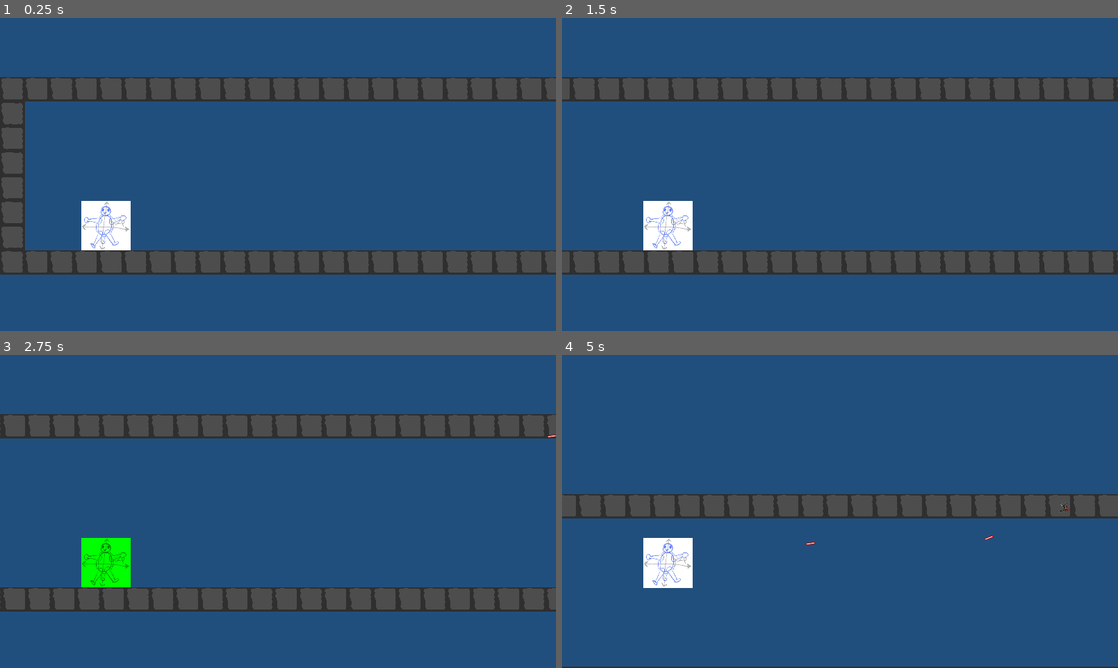
Above: before the commit, frames 1-4 (two rows, left to right).
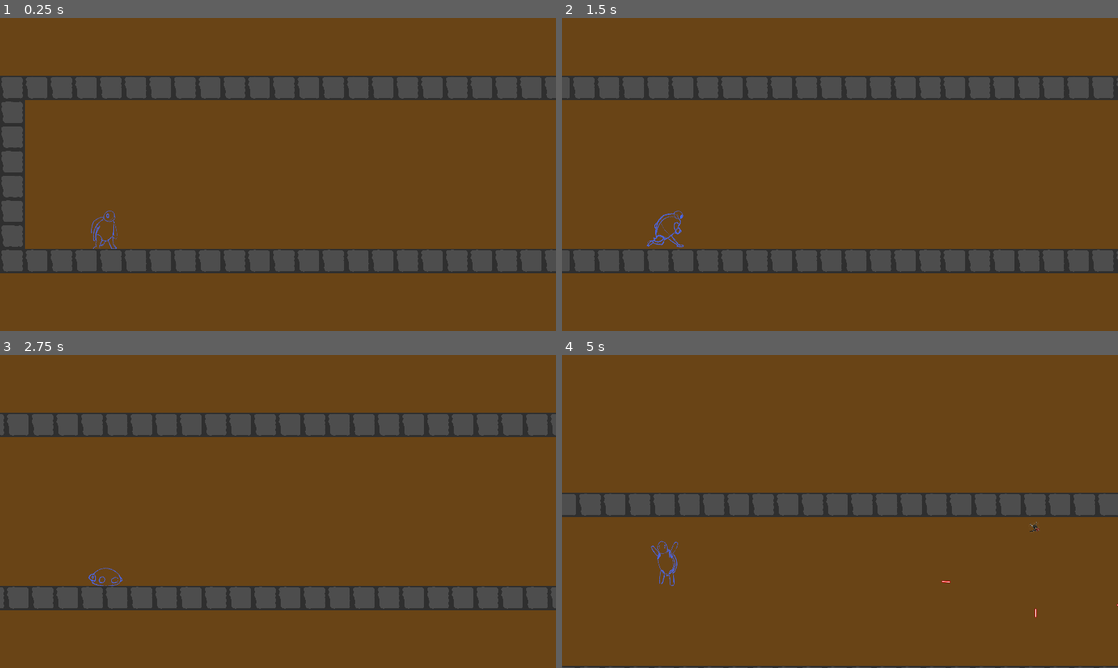
Above: after the commit, the same moments.

Repository: isterkvarn/operation_shell_shock
Game: Godot game, scene res://levels/demo_level.tscn
The game is run twice, just before and just after one commit, with the same random seed, the same clock (stepped at 60 frames per second) and the same inputs.
Inputs:
- Up to frame 1 (0.25 s): no input
- Up to frame 2 (1.5 s): tap Enter at 0.5 s; hold D (ss_right) from 0.53 s (still down); tap J (switch_state) at 0.6, 1.35 s; tap W (ss_jump) at 0.77 s
- Up to frame 3 (2.75 s): tap W (ss_jump) at 1.52 s; release D (ss_right) at 2.03 s; hold A (ss_left) from 2.03 s (still down); tap J (switch_state) at 2.1 s
- Up to frame 4 (5 s): release A (ss_left) at 2.78 s; hold D (ss_right) 2.78-4.28 s; tap J (switch_state) at 2.85, 3.6, 4.35 s; tap W (ss_jump) at 3.02, 3.77, 4.52 s; hold A (ss_left) from 4.28 s (still down)

The runs differ from the first frame. In frame 1, 85% of the frame differs, in the area x 0-100%, y 0-100%; in frame 2, 87%; in frame 3, 90%; in frame 4, 93%.

Commit message:
added animations and made test level

Diff:
--- a/levels/demo_level.tscn
+++ b/levels/demo_level.tscn
@@ -14,25 +14,107 @@
 jump_velocity = 3800.0
 up_gravity = 150
 down_gravity = 200
-coyote_time = 0.1
 
 [node name="TileMap" parent="." instance=ExtResource("2_0e213")]
-layer_0/tile_data = PackedInt32Array(327680, 0, 0, 327681, 0 …(4827 unchanged characters)… 0909, 0, 0, -130908, 0, 0, -130907, 0, 0)
+layer_0/tile_data = PackedInt32Array(327680, 0, 0, 327681, 0 …(4827 unchanged characters)… 0909, 0, 0, -130908, 0, 0, -130907, 0, 0, 131135, 0, 0, 196671, 0, 0, 262207, 0, 0, -65466, 0, 0, 70, 0, 0, 65606, 0, 0, 196695, 0, 0, 262231, 0, 0, 196696, 0, 0, 196697, 0, 0, 196698, 0, 0, 262234, 0, 0, 65629, 0, 0, 65630, 0, 0, 65631, 0, 0, 65632, 0, 0, 65633, 0, 0, -65434, 0, 0, 102, 0, 0, 65638, 0, 0, 65639, 0, 0, 65640, 0, 0, 65641, 0, 0, 65642, 0, 0, -65430, 0, 0, 106, 0, 0, -65452, 0, 0, 84, 0, 0, 65620, 0, 0)
 
 [node name="Turrets" type="Node2D" parent="."]
 
-[node name="Turret" parent="Turrets" instance=ExtResource("3_w31rn")]
-position = Vector2(7611, -371)
+[node name="Obs1" type="Node2D" parent="Turrets"]
+position = Vector2(7805, 175)
+
+[node name="Turret" parent="Turrets/Obs1" node_paths=PackedStringArray("point") instance=ExtResource("3_w31rn")]
+position = Vector2(-504, -324)
+firing_speed = 1.0
+point = NodePath("../Marker2D")
+
+[node name="Marker2D" type="Marker2D" parent="Turrets/Obs1"]
+position = Vector2(-504, 1265)
+
+[node name="Turret2" parent="Turrets/Obs1" node_paths=PackedStringArray("point") instance=ExtResource("3_w31rn")]
+position = Vector2(685, 990)
+firing_speed = 1.0
+point = NodePath("../Marker2D2")
+
+[node name="Marker2D2" type="Marker2D" parent="Turrets/Obs1"]
+position = Vector2(685, -368)
+
+[node name="Turret3" parent="Turrets/Obs1" instance=ExtResource("3_w31rn")]
+position = Vector2(1232, 392)
 mode = 0
 
-[node name="Turret2" parent="Turrets" instance=ExtResource("3_w31rn")]
-position = Vector2(12416, 1444)
+[node name="Obs2" type="Node2D" parent="Turrets"]
+position = Vector2(3797, -34)
+
+[node name="Turret" parent="Turrets/Obs2" node_paths=PackedStringArray("point") instance=ExtResource("3_w31rn")]
+position = Vector2(7497, -87)
+firing_speed = 1.0
+point = NodePath("../Marker2D")
+
+[node name="Marker2D" type="Marker2D" parent="Turrets/Obs2"]
+position = Vector2(9490, 1170)
+
+[node name="Turret2" parent="Turrets/Obs2" node_paths=PackedStringArray("point") instance=ExtResource("3_w31rn")]
+position = Vector2(9471, -80)
+firing_speed = 1.0
+point = NodePath("../Marker2D2")
+
+[node name="Marker2D2" type="Marker2D" parent="Turrets/Obs2"]
+position = Vector2(7433, 1198)
+
+[node name="Turret3" parent="Turrets/Obs2" instance=ExtResource("3_w31rn")]
+position = Vector2(8857, 600)
 mode = 0
 
-[node name="Turret3" parent="Turrets" instance=ExtResource("3_w31rn")]
-position = Vector2(15291, -365)
+[node name="Obs3" type="Node2D" parent="Turrets"]
+position = Vector2(21153, 592)
+
+[node name="Turret" parent="Turrets/Obs3" node_paths=PackedStringArray("point") instance=ExtResource("3_w31rn")]
+position = Vector2(-15, -605)
+point = NodePath("../Marker2D")
+
+[node name="Marker2D" type="Marker2D" parent="Turrets/Obs3"]
+position = Vector2(-2900, -604)
+
+[node name="Turret2" parent="Turrets/Obs3" node_paths=PackedStringArray("point") instance=ExtResource("3_w31rn")]
+position = Vector2(-15, -303)
+point = NodePath("../Marker2D2")
+
+[node name="Marker2D2" type="Marker2D" parent="Turrets/Obs3"]
+position = Vector2(-2900, -302)
+
+[node name="Turret3" parent="Turrets/Obs3" node_paths=PackedStringArray("point") instance=ExtResource("3_w31rn")]
+position = Vector2(-15, -1)
+point = NodePath("../Marker2D3")
+
+[node name="Marker2D3" type="Marker2D" parent="Turrets/Obs3"]
+position = Vector2(-2900, 0)
+
+[node name="Turret4" parent="Turrets/Obs3" node_paths=PackedStringArray("point") instance=ExtResource("3_w31rn")]
+position = Vector2(-15, 331)
+point = NodePath("../Marker2D4")
+
+[node name="Marker2D4" type="Marker2D" parent="Turrets/Obs3"]
+position = Vector2(-2900, 332)
+
+[node name="Turret5" parent="Turrets/Obs3" node_paths=PackedStringArray("point") instance=ExtResource("3_w31rn")]
+position = Vector2(-15, 603)
+point = NodePath("../Marker2D5")
+
+[node name="Marker2D5" type="Marker2D" parent="Turrets/Obs3"]
+position = Vector2(-2900, 604)
+
+[node name="Obs4" type="Node2D" parent="Turrets"]
+position = Vector2(24435, 383)
+
+[node name="Turret" parent="Turrets/Obs4" instance=ExtResource("3_w31rn")]
+position = Vector2(-904, 682)
 mode = 0
 
-[node name="Turret4" parent="Turrets" instance=ExtResource("3_w31rn")]
-position = Vector2(19026, 1409)
+[node name="Turret2" parent="Turrets/Obs4" instance=ExtResource("3_w31rn")]
+position = Vector2(1467, -192)
 mode = 0
+
+[node name="Turret3" parent="Turrets/Obs4" instance=ExtResource("3_w31rn")]
+position = Vector2(3458, 540)
+mode = 0
--- a/main.tscn
+++ b/main.tscn
@@ -10,10 +10,6 @@
 unique_name_in_owner = true
 position = Vector2(828, 331)
 scale = Vector2(0.2, 0.2)
-out_of_shell_speed = 800.0
-in_shell_speed = 800.0
-jump_velocity = 1600.0
-coyote_time = 0.1
 
 [node name="ColorRect" type="ColorRect" parent="."]
 offset_left = -54.0
--- a/player/player.gd
+++ b/player/player.gd
@@ -13,10 +13,7 @@
 var _is_in_shell : bool = false
 var _coyote_timer : float
 
-@onready var sprite = $Sprite
-
-const IN_COLOR = Color.GREEN
-const OUT_COLOR = Color.WHITE
+@onready var sprite = $AnimatedSprite2D
 
 const IN_SHELL_SLOW = 300
 
@@ -41,6 +38,8 @@
 		else:
 			velocity.y += down_gravity
 
+	update_sprite()
+
 	move_and_slide()
 
 
@@ -48,10 +47,8 @@
 	_is_in_shell = not _is_in_shell
 	if _is_in_shell:
 		_current_speed = in_shell_speed
-		sprite.modulate = IN_COLOR
 	else:
 		_current_speed = out_of_shell_speed
-		sprite.modulate = OUT_COLOR
 
 
 func _jump(delta):
@@ -75,7 +72,7 @@
 func _in_shell(delta):
 	#var direction = Input.get_axis("ss_left", "ss_right")
 #	velocity.x = direction * _current_speed
-	if velocity.x != 0:
+	if velocity.x != 0 and is_on_floor():
 		velocity.x -= velocity.x/abs(velocity.x) * IN_SHELL_SLOW * delta
 	elif velocity.x > -IN_SHELL_SLOW and velocity.x < IN_SHELL_SLOW:
 		velocity.x = 0
@@ -83,3 +80,23 @@
 func hit_by_bullet():
 	if not _is_in_shell:
 		get_tree().reload_current_scene()
+
+func update_sprite():
+
+	sprite.flip_h = velocity.x < 0
+
+	if _is_in_shell:
+		if sprite.animation != "shell":
+			sprite.play("shell")
+		return
+
+	if velocity.x != 0:
+		sprite.play("run")
+	else:
+		sprite.play("idel")
+
+	if not is_on_floor():
+		if velocity.y < 0:
+			sprite.play("fall")
+		else:
+			sprite.play("jump")
--- a/player/player.tscn
+++ b/player/player.tscn
@@ -1,21 +1,102 @@
-[gd_scene load_steps=4 format=3 uid="uid://dgqbp3gw4ud44"]
+[gd_scene load_steps=17 format=3 uid="uid://dgqbp3gw4ud44"]
 
 [ext_resource type="Script" path="res://player/player.gd" id="1_w07mu"]
-[ext_resource type="Texture2D" uid="uid://b7mc03qky3efb" path="res://player/image0.jpg" id="2_847gu"]
+[ext_resource type="Texture2D" uid="uid://ce3mg1sqqeyrx" path="res://player/sprites/IMG_0026.png" id="2_2ww6g"]
+[ext_resource type="Texture2D" uid="uid://3opi8sfsssde" path="res://player/sprites/IMG_0025.png" id="2_c0mfb"]
+[ext_resource type="Texture2D" uid="uid://dcxthgflxtaff" path="res://player/sprites/IMG_0020.png" id="3_jvgw3"]
+[ext_resource type="Texture2D" uid="uid://b835xohb4wo5a" path="res://player/sprites/IMG_0021.png" id="4_hr34p"]
+[ext_resource type="Texture2D" uid="uid://yowfsaxn0011" path="res://player/sprites/IMG_0022.png" id="5_frugq"]
+[ext_resource type="Texture2D" uid="uid://t40hv4agic0o" path="res://player/sprites/IMG_0023.png" id="6_wejf2"]
+[ext_resource type="Texture2D" uid="uid://br11c0g5h2gta" path="res://player/sprites/IMG_0016.png" id="7_1w6qq"]
+[ext_resource type="Texture2D" uid="uid://cts1wsu4b72y6" path="res://player/sprites/IMG_0017.png" id="8_3kswp"]
+[ext_resource type="Texture2D" uid="uid://bxyfwgmrohkrg" path="res://player/sprites/IMG_0018.png" id="9_cn3uk"]
+[ext_resource type="Texture2D" uid="uid://1ovqpurqh5nh" path="res://player/sprites/IMG_0019.png" id="10_25ytk"]
+[ext_resource type="Texture2D" uid="uid://bq5cj2lv36ejg" path="res://player/sprites/IMG_0027.png" id="11_3ioj5"]
+[ext_resource type="Texture2D" uid="uid://e7t43ex60r3" path="res://player/sprites/IMG_0028.png" id="12_c0flm"]
+[ext_resource type="Texture2D" uid="uid://drnon0h4pabx6" path="res://player/sprites/IMG_0029.png" id="13_t2yay"]
+
+[sub_resource type="SpriteFrames" id="SpriteFrames_41rp2"]
+animations = [{
+"frames": [{
+"duration": 1.0,
+"texture": ExtResource("2_c0mfb")
+}],
+"loop": true,
+"name": &"fall",
+"speed": 5.0
+}, {
+"frames": [{
+"duration": 1.0,
+"texture": ExtResource("3_jvgw3")
+}, {
+"duration": 1.0,
+"texture": ExtResource("4_hr34p")
+}, {
+"duration": 1.0,
+"texture": ExtResource("5_frugq")
+}, {
+"duration": 1.0,
+"texture": ExtResource("6_wejf2")
+}],
+"loop": true,
+"name": &"idel",
+"speed": 5.0
+}, {
+"frames": [{
+"duration": 1.0,
+"texture": ExtResource("2_2ww6g")
+}],
+"loop": true,
+"name": &"jump",
+"speed": 5.0
+}, {
+"frames": [{
+"duration": 1.0,
+"texture": ExtResource("7_1w6qq")
+}, {
+"duration": 1.0,
+"texture": ExtResource("8_3kswp")
+}, {
+"duration": 1.0,
+"texture": ExtResource("9_cn3uk")
+}, {
+"duration": 1.0,
+"texture": ExtResource("10_25ytk")
+}],
+"loop": true,
+"name": &"run",
+"speed": 5.0
+}, {
+"frames": [{
+"duration": 1.0,
+"texture": ExtResource("11_3ioj5")
+}, {
+"duration": 1.0,
+"texture": ExtResource("12_c0flm")
+}, {
+"duration": 1.0,
+"texture": ExtResource("13_t2yay")
+}],
+"loop": false,
+"name": &"shell",
+"speed": 8.0
+}]
 
 [sub_resource type="RectangleShape2D" id="RectangleShape2D_05reo"]
-size = Vector2(500, 500)
+size = Vector2(160, 349.5)
 
 [node name="Player" type="CharacterBody2D" groups=["player"]]
 script = ExtResource("1_w07mu")
 up_gravity = 35
 down_gravity = 60
 
-[node name="Sprite" type="Sprite2D" parent="."]
-texture = ExtResource("2_847gu")
+[node name="AnimatedSprite2D" type="AnimatedSprite2D" parent="."]
+sprite_frames = SubResource("SpriteFrames_41rp2")
+animation = &"shell"
+autoplay = "idel"
 
 [node name="CollisionShape2D" type="CollisionShape2D" parent="."]
-position = Vector2(-0.5, -1.5)
+position = Vector2(-2, 61)
 shape = SubResource("RectangleShape2D_05reo")
 
 [node name="Camera2D" type="Camera2D" parent="."]
--- a/project.godot
+++ b/project.godot
@@ -51,4 +51,4 @@
 [rendering]
 
 renderer/rendering_method="mobile"
-environment/defaults/default_clear_color=Color(0.129412, 0.309804, 0.490196, 1)
+environment/defaults/default_clear_color=Color(0.411765, 0.266667, 0.0862745, 1)
--- a/turret/bullet.gd
+++ b/turret/bullet.gd
@@ -11,4 +11,4 @@
 func _on_body_entered(body):
 	if body.is_in_group("player"):
 		body.hit_by_bullet()
-		queue_free()
+	queue_free()
Binary file added: player/sprites/IMG_0016.png
Not shown, added: player/sprites/IMG_0016.png.import
Binary file added: player/sprites/IMG_0017.png
Not shown, added: player/sprites/IMG_0017.png.import
Binary file added: player/sprites/IMG_0018.png
Not shown, added: player/sprites/IMG_0018.png.import
Binary file added: player/sprites/IMG_0019.png
Not shown, added: player/sprites/IMG_0019.png.import
Binary file added: player/sprites/IMG_0020.png
Not shown, added: player/sprites/IMG_0020.png.import
Binary file added: player/sprites/IMG_0021.png
Not shown, added: player/sprites/IMG_0021.png.import
(and 14 more such lines)
